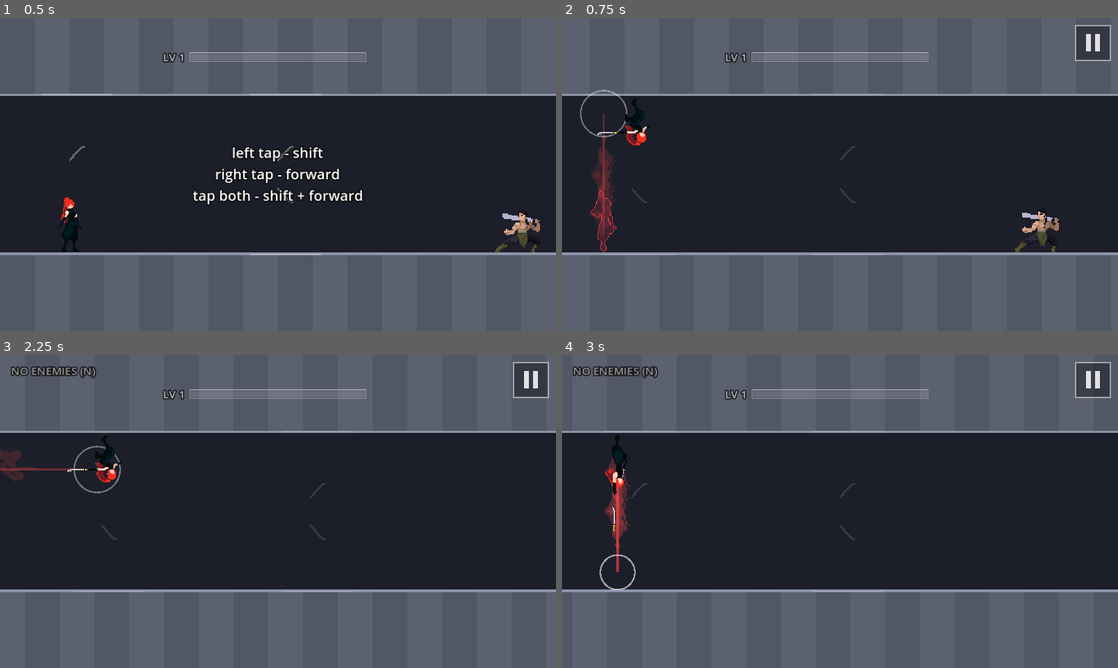
Above: before the commit, frames 1-4 (two rows, left to right).
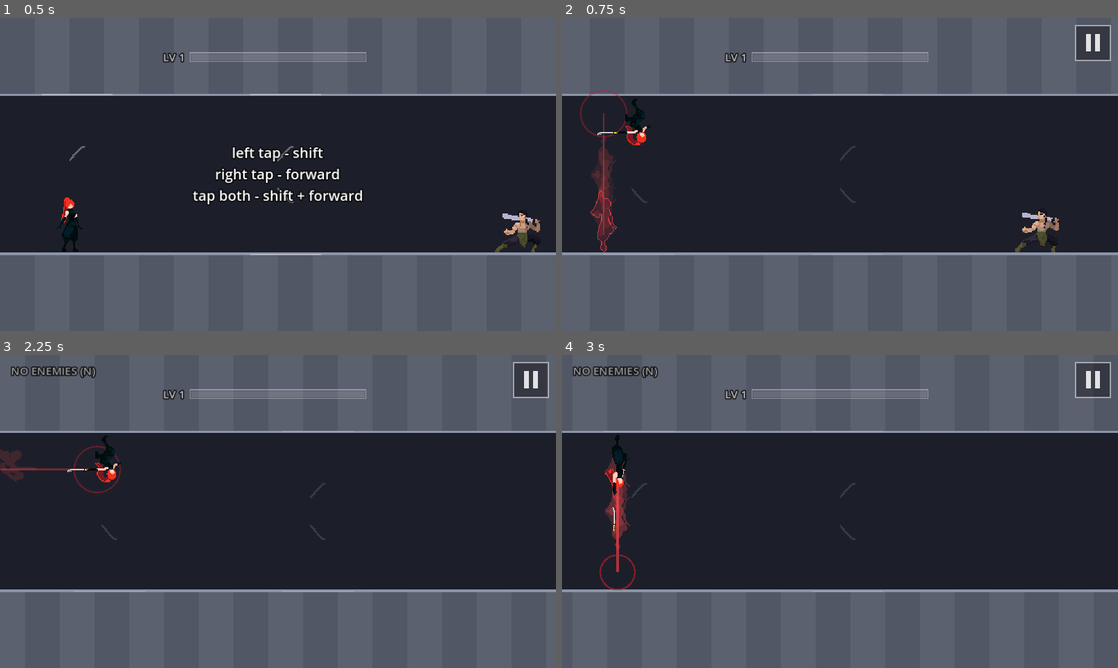
Above: after the commit, the same moments.

Repository: fredsbreads/game-off
Game: Godot game, scene res://scenes/main.tscn
Same seed, same stepped clock (60 frames per second), same inputs: the game is played once before the commit and once after it.
Inputs (mouse positions are in pixels of both pictures, inside the frame that each line leads up to):
- Up to frame 1 (0.5 s): no input
- Up to frame 2 (0.75 s): tap Enter at 0.5 s; move the mouse to (962, 158) at 0.52 s; hold K (tp_forward) from 0.53 s (still down); hold J (tp_vertical) from 0.53 s (still down); click (962, 158) at 0.67 s
- Up to frame 3 (2.25 s): move the mouse to (166, 527) at 1.27 s; release K (tp_forward) at 1.28 s; release J (tp_vertical) at 1.28 s; tap Shift at 1.35 s; move the mouse to (333, 442) at 2.02 s; hold K (tp_forward) from 2.03 s (still down); tap N at 2.1 s
- Up to frame 4 (3 s): keep holding K (tp_forward); move the mouse to (812, 574) at 2.77 s; tap J (tp_vertical) at 2.85 s; click (812, 574) at 2.92 s

Frame 1 is identical in both runs. In frame 2, 0.1% of the frame differs, in the area x 3-12%, y 22-39%; in frame 3, 0.1%; in frame 4, 0.1%.

Commit message:
Her effects in varied reds, and no longer greyed by the freeze
Teleport line, landing ring, kill ring, slash streak and sparks each get
their own red (constants at the top of fx.gd); the effects layer now sits
above the grey freeze filter like the blood.

Diff:
--- a/scripts/fx.gd
+++ b/scripts/fx.gd
@@ -5,7 +5,14 @@
 ## to hold them mid-air during the kill pause.
 
 const GRAVITY := 900.0
-const KILL_COLORS := [Color(1, 1, 1), Color(1, 0.45, 0.4), Color(1, 0.85, 0.5)]
+# Her effects are all reds, each a slightly different one so they don't merge
+# into one red blur: the teleport line scarlet, the landing ring darker, the
+# kill ring bright, the slash streak pale, the sparks a mix.
+const TRAIL_COLOR := Color(1.0, 0.25, 0.3)
+const LANDING_RING_COLOR := Color(0.75, 0.12, 0.18, 0.85)
+const KILL_RING_COLOR := Color(1.0, 0.35, 0.3, 0.9)
+const SLASH_COLOR := Color(1.0, 0.62, 0.6)
+const KILL_COLORS := [Color(1.0, 0.3, 0.28), Color(0.85, 0.08, 0.14), Color(1.0, 0.55, 0.5)]
 const BLOOD_COLORS := [Color(0.9, 0.08, 0.1), Color(1.0, 0.18, 0.15), Color(0.7, 0.03, 0.06)]
 const STAIN_SECONDS := 4.0   # how long a drop of blood stays on the floor
 
@@ -22,13 +29,13 @@
 
 
 func landing_ring(pos: Vector2) -> void:
-	_ring(pos, 10.0, 46.0, 0.25, 3.0, Color(1, 1, 1, 0.8))
+	_ring(pos, 10.0, 46.0, 0.25, 3.0, LANDING_RING_COLOR)
 
 
 ## Bigger and brighter the longer the chain.
 func kill_burst(pos: Vector2, combo: int) -> void:
 	var c := mini(combo, 8)
-	_ring(pos, 12.0, 60.0 + 10.0 * c, 0.3, 4.0 + c * 0.5, Color(1, 0.9, 0.7, 0.9))
+	_ring(pos, 12.0, 60.0 + 10.0 * c, 0.3, 4.0 + c * 0.5, KILL_RING_COLOR)
 	_items.append({"kind": "slash", "t": 0.0, "life": 0.16, "pos": pos, "len": 80.0 + 10.0 * c})
 	for i in 8 + c * 3:
 		var dir := Vector2.from_angle(randf_range(-PI, 0.2))
@@ -102,7 +109,7 @@
 				var a: Vector2 = it["a"]
 				var b: Vector2 = it["b"]
 				# (The afterimages of her along the path are drawn by player.gd.)
-				draw_line(a, b, Color(1, 0.25, 0.3, 0.9 * fade), 1.0 + 5.0 * fade)
+				draw_line(a, b, Color(TRAIL_COLOR, 0.9 * fade), 1.0 + 5.0 * fade)
 			"ring":
 				var r := lerpf(it["r0"], it["r1"], 1.0 - pow(1.0 - k, 3.0))
 				var col: Color = it["color"]
@@ -113,7 +120,7 @@
 				var half: float = it["len"] / 2.0
 				var pos: Vector2 = it["pos"]
 				var grow := minf(1.0, k * 4.0)
-				draw_line(pos - dir * half, pos - dir * half + dir * half * 2.0 * grow, Color(1, 1, 1, fade), 2.0 + 6.0 * fade)
+				draw_line(pos - dir * half, pos - dir * half + dir * half * 2.0 * grow, Color(SLASH_COLOR, fade), 2.0 + 6.0 * fade)
 			"blood":
 				var s: float = it["size"]
 				draw_rect(Rect2(it["pos"] - Vector2(s, s) * 0.5, Vector2(s, s)), it["color"])
--- a/scripts/main.gd
+++ b/scripts/main.gd
@@ -118,6 +118,9 @@
 	level.enemy_parent = $EnemyLayer
 	blood_fx = Fx.new()
 	$EnemyLayer.add_child(blood_fx)
+	# Her effects too sit above the grey freeze filter, so they stay red in
+	# the "your move" pause instead of turning grey.
+	fx.reparent($EnemyLayer)
 	level.ensure_generated(player.x)
 	cam.snap(player.x)
 	best_score = _load_best()
